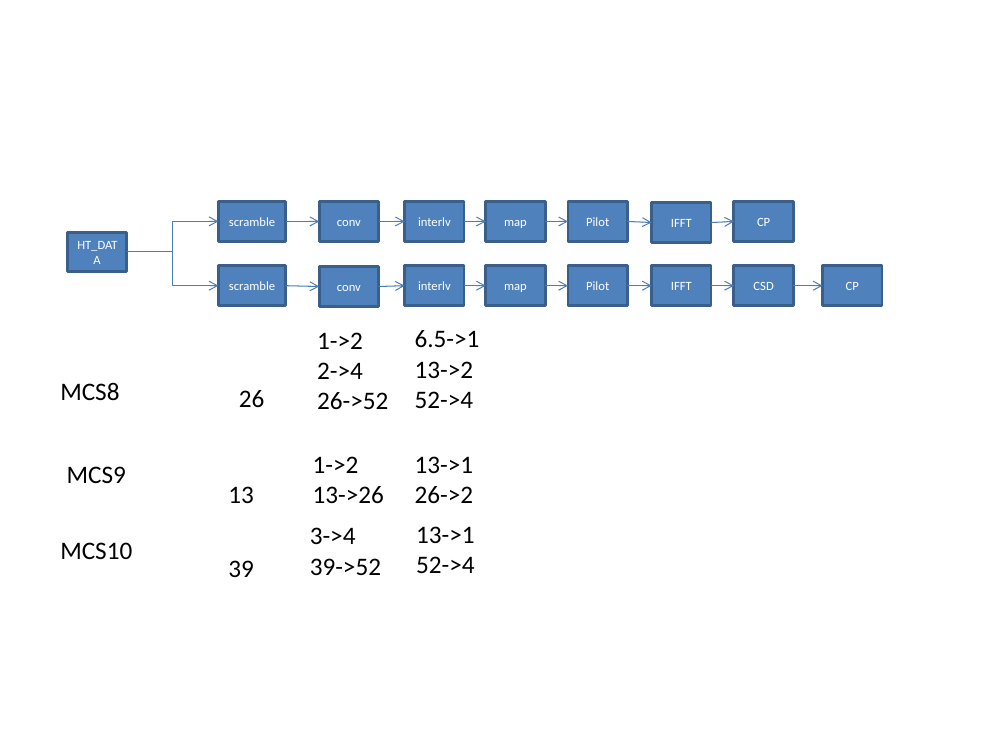
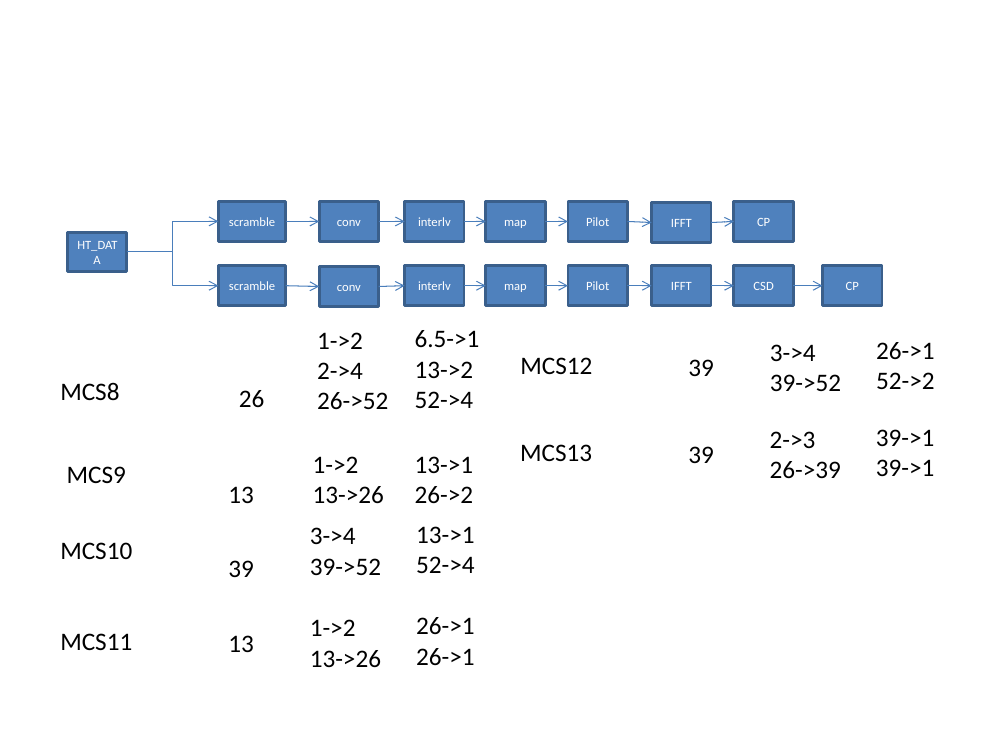
Before and after one commit to wwwgitcom/CORA, a slide deck: slide 29 of cora.pptx. Drawn at 1008x756 pixels with LibreOffice and Linux fonts; fonts in the diff are those of the drawing. Boxes give left, top, right and bottom in pixels: in the first picture for what was removed or moved away, otherwise in the second. Text is boxed around its words. In the diff, an @@ line names an element or a change of style, - is before the commit and + after.

Commit message:
Update ppt, precalculate parameters for parallel MIMO.

```diff
--- a/cora.pptx
+++ b/cora.pptx
@@ text added at <box>520,357,592,374</box>, 18 pt, text #000000 @@
+MCS12
@@ text added at <box>688,359,714,376</box>, 18 pt, text #000000 @@
+39
@@ text added at <box>770,344,841,391</box>, 18 pt, text #000000 @@
+3->4
+39->52
@@ text added at <box>876,342,935,389</box>, 18 pt, text #000000 @@
+26->1
+52->2
@@ text added at <box>520,444,592,461</box>, 18 pt, text #000000 @@
+MCS13
@@ text added at <box>688,446,714,463</box>, 18 pt, text #000000 @@
+39
@@ text added at <box>770,431,841,479</box>, 18 pt, text #000000 @@
+2->3
+26->39
@@ text added at <box>876,429,935,476</box>, 18 pt, text #000000 @@
+39->1
+39->1
@@ text added at <box>310,619,381,668</box>, 18 pt, text #000000 @@
+1->2
+13->26
@@ text added at <box>416,617,475,665</box>, 18 pt, text #000000 @@
+26->1
+26->1
@@ text added at <box>60,633,132,650</box>, 18 pt, text #000000 @@
+MCS11
@@ text added at <box>228,635,254,652</box>, 18 pt, text #000000 @@
+13
```
Also in this commit, not shown: 2 other files.
